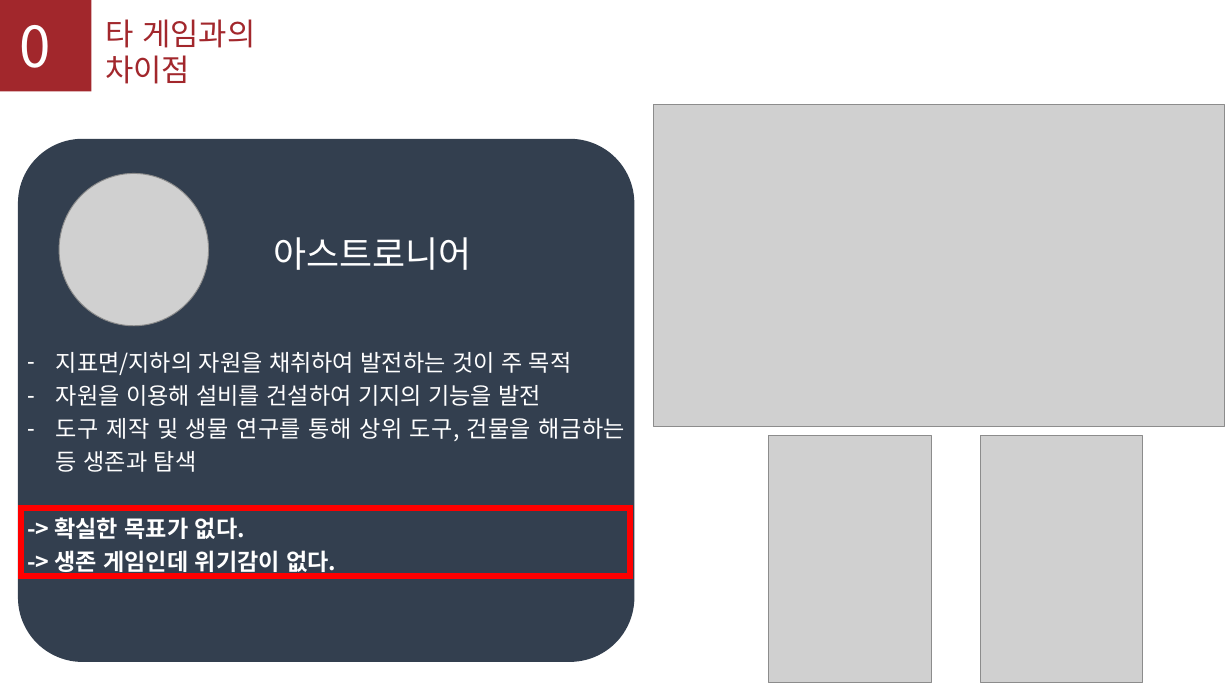
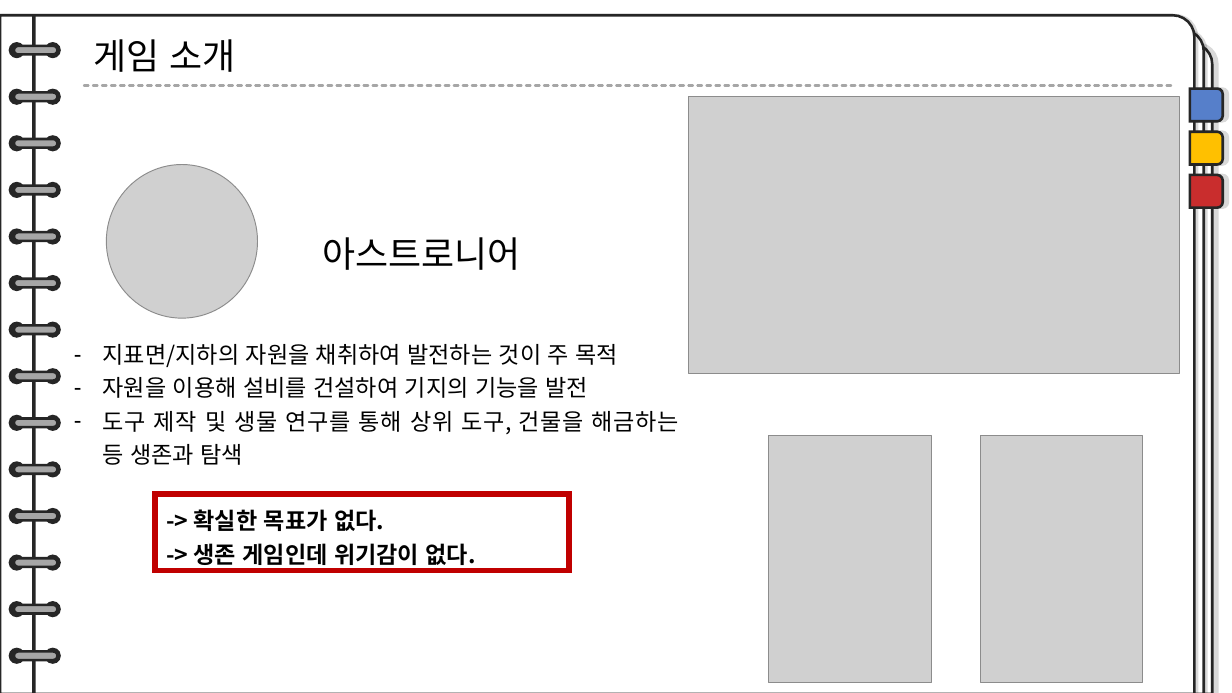
Before and after one commit to TUK-final-graduation-project/GraduationProject, a slide deck: slide 9 of Documents/제안서-수정본.pptx. Drawn at 1232x693 pixels with LibreOffice and Linux fonts; fonts in the diff are those of the drawing; grey boxes stand for pictures. Boxes give left, top, right and bottom in pixels: in the first picture for what was removed or moved away, otherwise in the second. Text is boxed around its words. In the diff, an @@ line names an element or a change of style, - is before the commit and + after.

```diff
--- a/Documents/제안서-수정본.pptx
+++ b/Documents/제안서-수정본.pptx
@@ rectangle removed at bbox=[0, 0, 91, 91] @@
@@ text removed at bbox=[10, 6, 86, 84] @@
-03
@@ text at bbox=[93, 39, 235, 72]: text changed; size 24 to 28 pt; text colour #A2272C to #000000 @@
-타 게임과의 차이점
+게임 소개
@@ group added at bbox=[0, 16, 1213, 693]: 28 ellipses, 14 rounded rectangles, 3 round rects, 1 rectangle, 1 line @@
@@ round same rect added at bbox=[1190, 89, 1223, 122], fill #567FCA, outline #262626 2 pt @@
@@ picture: place and size @@
-picture at bbox=[653, 104, 1225, 426]
+picture at bbox=[689, 97, 1180, 373]
@@ rounded rectangle removed at bbox=[18, 139, 634, 662] @@
@@ round same rect added at bbox=[1190, 133, 1223, 165], fill #FFC000, outline #262626 2 pt @@
@@ picture: place and size @@
-picture at bbox=[59, 174, 209, 326]
+picture at bbox=[106, 165, 258, 318]
@@ round same rect added at bbox=[1190, 175, 1223, 207], fill #C92D2D, outline #262626 2 pt @@
@@ text "아스트로니어" at bbox=[323, 237, 521, 270]: text colour #FFFFFF to #000000 @@
@@ text "아스트로니어": place and size @@
-text "아스트로니어" at bbox=[273, 237, 471, 270]
+text "아스트로니어" at bbox=[323, 237, 521, 270]
@@ text "지표면/지하의 자원을 채취하여 발전하는 것이 ...": place and size @@
-text "지표면/지하의 자원을 채취하여 발전하는 것이 ..." at bbox=[54, 352, 625, 576]
+text "지표면/지하의 자원을 채취하여 발전하는 것이 ..." at bbox=[103, 344, 679, 565]
@@ text "지표면/지하의 자원을 채취하여 발전하는 것이 ..." at bbox=[103, 344, 679, 565]: text colour #FFFFFF to #000000 @@
@@ rectangle: place and size @@
-rectangle at bbox=[21, 508, 630, 577]
+rectangle at bbox=[155, 494, 569, 570]
@@ rectangle at bbox=[155, 494, 569, 570]: outline #FF0000 4.5 pt to #C00000 4.5 pt @@
```
Also in this commit, not shown: 8 other slides changed, 2 slides added, 3 slides removed, 2 other files.
